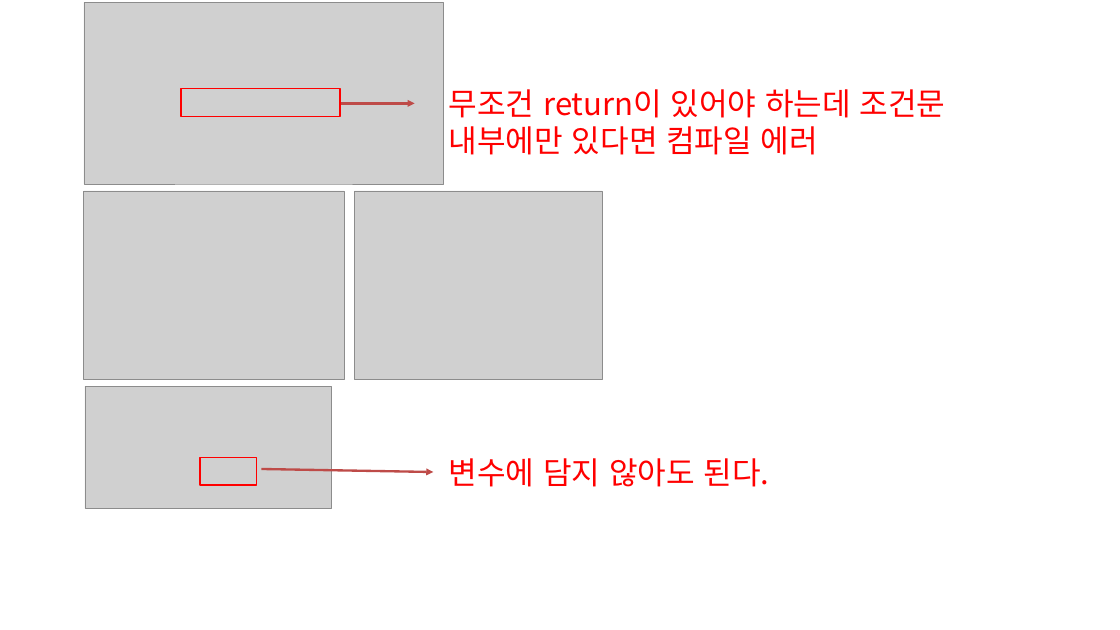
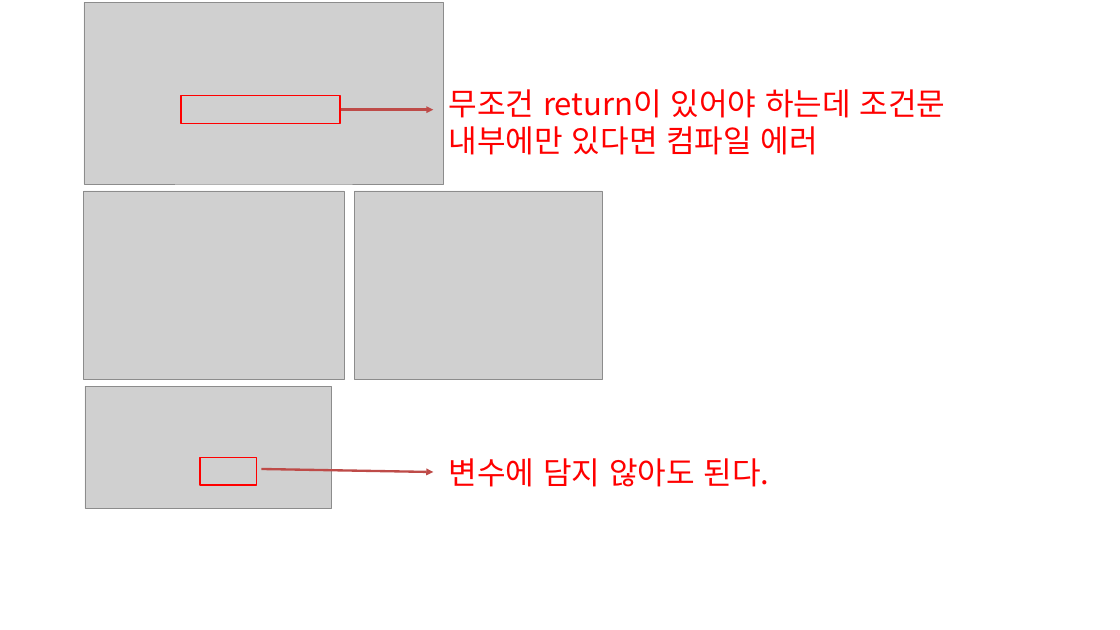
Before and after one commit to zest132/JavaLecture, a slide deck: slide 23 of JavaLecture/LectureFile/java 6강.pptx. Drawn at 1120x630 pixels with LibreOffice and Linux fonts; fonts in the diff are those of the drawing; grey boxes stand for pictures. Boxes give left, top, right and bottom in pixels: in the first picture for what was removed or moved away, otherwise in the second. Text is boxed around its words. In the diff, an @@ line names an element or a change of style, - is before the commit and + after.

```diff
--- a/JavaLecture/LectureFile/java 6강.pptx
+++ b/JavaLecture/LectureFile/java 6강.pptx
@@ rectangle: place and size @@
-rectangle at box(181, 88, 340, 116)
+rectangle at box(181, 96, 340, 124)
@@ arrow moved from (340, 104) - (414, 104) to (340, 110) - (433, 110) @@
```
Also in this commit, not shown: 2 other slides changed, 6 slides added, 27 slides removed, 3 other files.
